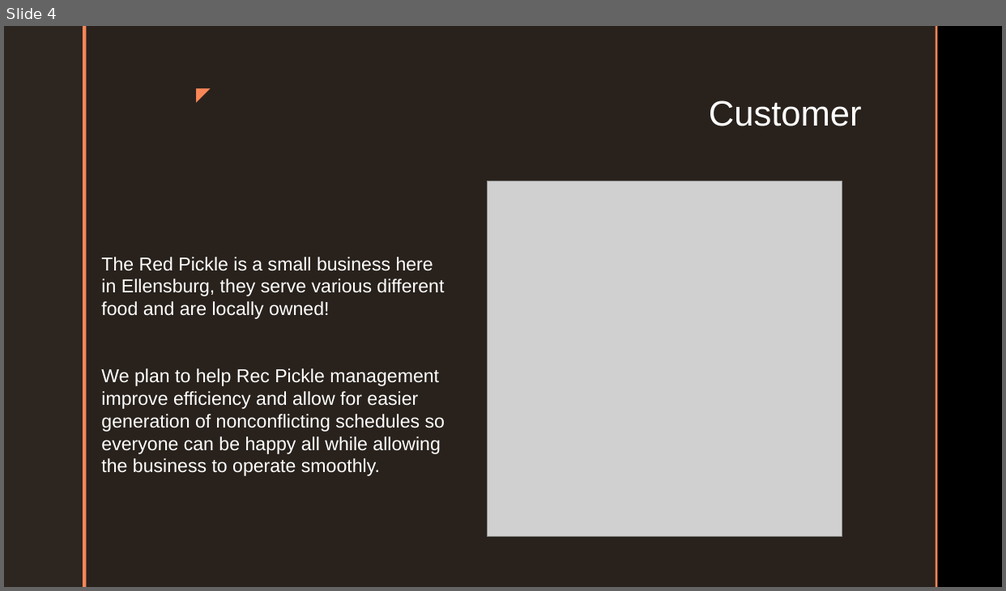
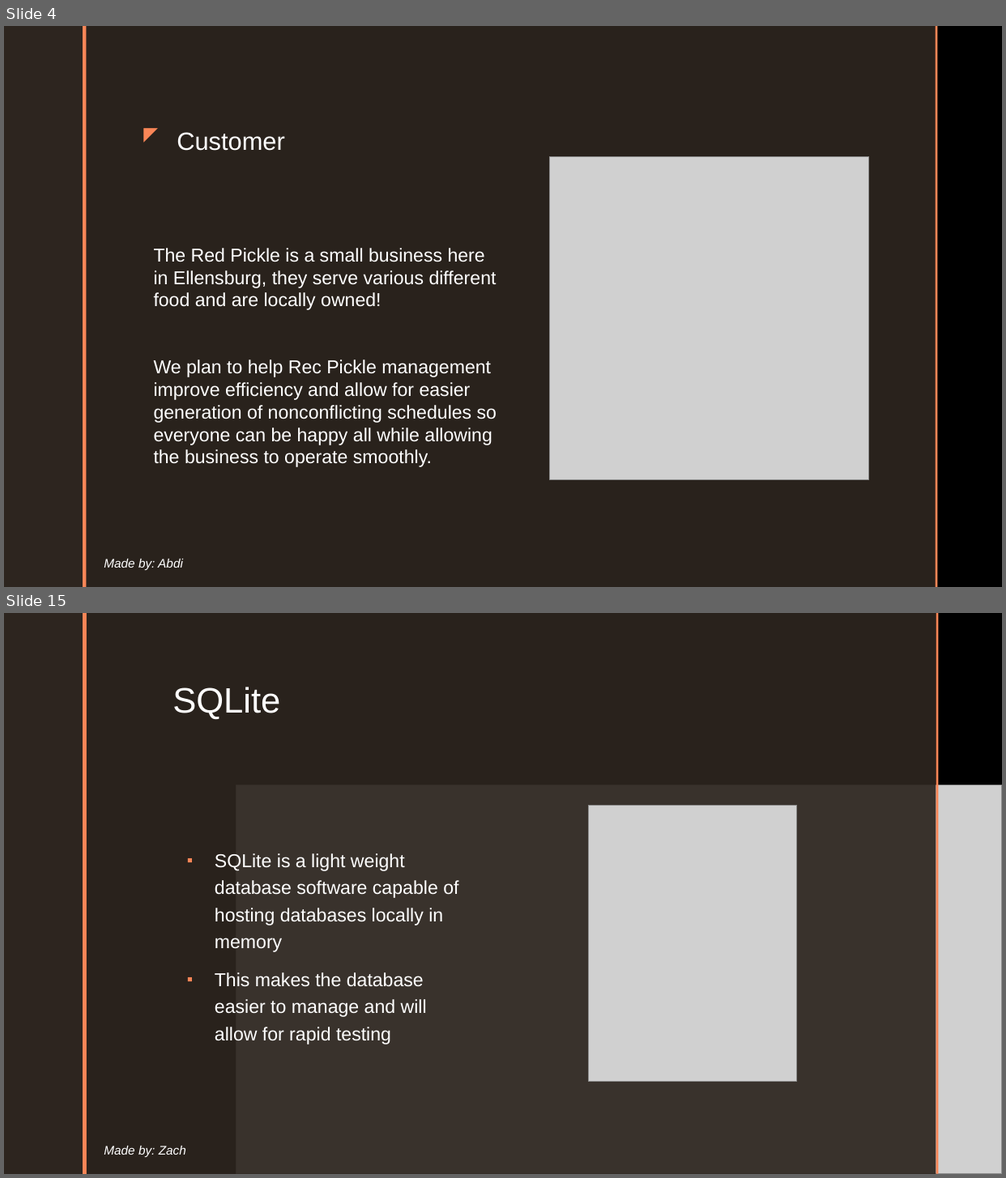
Before and after one commit to cushonz/Capstone_Project, a slide deck: individual_Work/homework/Midterm_presentation.pptx. Shown one above the other, each under a label of ours: slide 4 before the commit, slides 4 and 15 after it; the slides between them are not shown. The pictures are 1006x591 and 1006x1178 pixels, drawn with LibreOffice and Linux fonts; fonts in the diff are those of the drawing; grey boxes stand for pictures; background and template pictures are left out. Boxes give left, top, right and bottom in pixels: in the first picture for what was removed or moved away, otherwise in the second. Text is boxed around its words. In the diff, an @@ line names an element or a change of style, - is before the commit and + after.

Commit message:
Database

```diff
--- a/individual_Work/homework/Midterm_presentation.pptx
+++ b/individual_Work/homework/Midterm_presentation.pptx
@@ slide 15 added at [4, 613, 1002, 1174], background picture (left out); not listed: 2 template elements that a slide beside it also shows @@
@@ rectangle added at [4, 613, 1002, 1174], fill #000000 @@
@@ rectangle added at [4, 613, 83, 1174], fill #2D251F @@
@@ rectangle added at [83, 613, 87, 1174], fill #F98657 @@
@@ rectangle added at [87, 613, 936, 1174], fill #2D251F at 92% opacity @@
@@ rectangle added at [936, 613, 938, 1174], fill #F98657 @@
@@ title added at [172, 687, 280, 720], 34 pt, text #FFFFFF @@
+SQLite
@@ picture added at [236, 786, 1002, 1174] @@
@@ picture added at [589, 806, 797, 1082] @@
@@ text added at [215, 854, 458, 1045], 18 pt, text #FFFFFF @@
+▪ SQLite is a light weight database software capable of hosting databases locally in memory
+▪ This makes the database easier to manage and will allow for rapid testing
@@ text added at [104, 1146, 186, 1157], 12 pt, text #FFFFFF, italic @@
+Made by: Zach
@@ slide 4 changed as well @@
@@ title "Customer": place and size @@
-title "Customer" at [709, 101, 862, 126]
+title "Customer" at [177, 132, 284, 151]
@@ title "Customer" at [177, 132, 284, 151]: size 34 to 24 pt; alignment right to left; vertical alignment top to bottom @@
@@ text "◤": place and size @@
-text "◤" at [184, 79, 217, 109]
+text "◤" at [131, 118, 165, 148]
@@ text "The Red Pickle is a ...": place and size @@
-text "The Red Pickle is a ..." at [101, 257, 445, 476]
+text "The Red Pickle is a ..." at [154, 248, 496, 467]
@@ picture: place and size @@
-picture at [488, 181, 842, 536]
+picture at [550, 156, 868, 480]
@@ text added at [104, 559, 183, 570], 12 pt, text #FFFFFF, italic @@
+Made by: Abdi
```
Also in this commit, not shown: 5 other slides changed, 14 other slides added, 7 slides removed, 2 other files.
